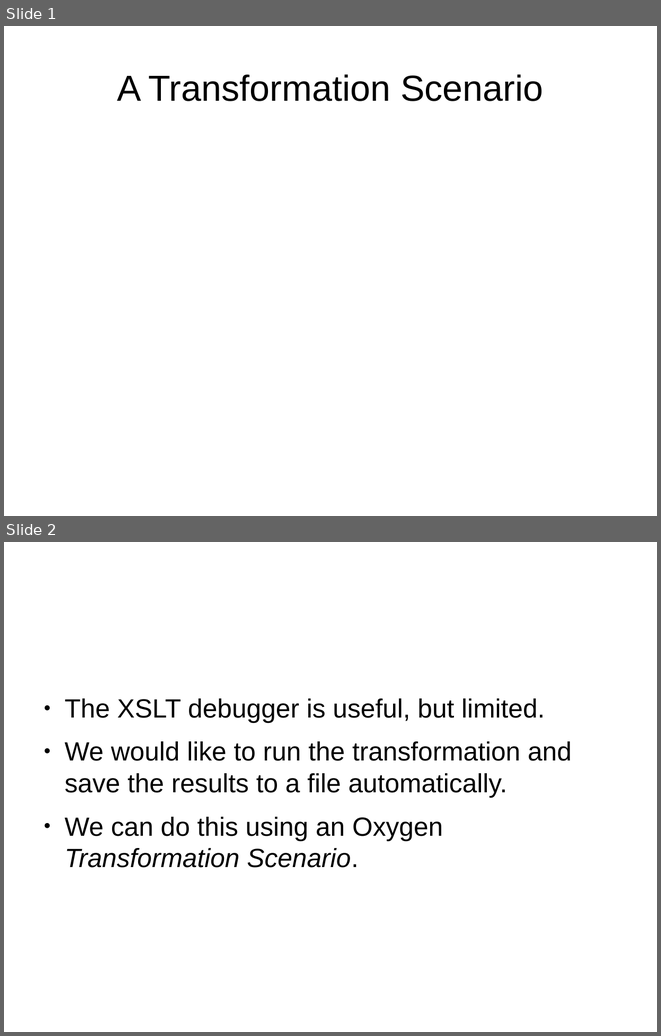
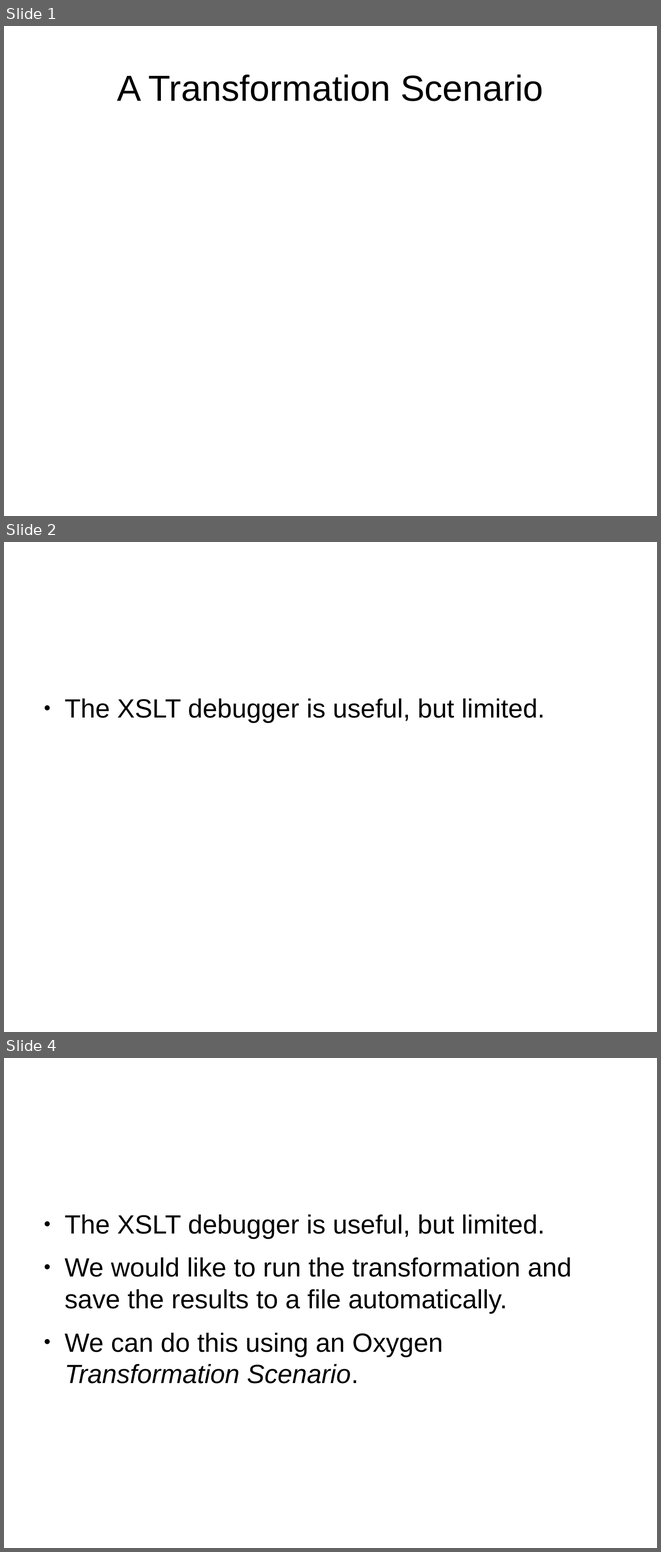
Before and after one commit to martindholmes/XSLT_workshops, a slide deck: intro/presentations/03_xslt_scenario.odp. Shown one above the other, each under a label of ours: slides 1 and 2 before the commit, slides 1, 2 and 4 after it; the slides between them are not shown. The pictures are 661x1036 and 661x1552 pixels, drawn with LibreOffice and Linux fonts; fonts in the diff are those of the drawing. Boxes give left, top, right and bottom in pixels: in the first picture for what was removed or moved away, otherwise in the second. Text is boxed around its words. In the diff, an @@ line names an element or a change of style, - is before the commit and + after.

```diff
--- a/intro/presentations/03_xslt_scenario.odp
+++ b/intro/presentations/03_xslt_scenario.odp
@@ slide 2 added at (4,542,657,1032), background #FFFFFF @@
@@ text added at (64,698,545,722), 32 pt, text #000000 @@
+● The XSLT debugger is useful, but limited.
@@ what was slide 2 is now slide 4 @@
```
Also in this commit, not shown: 3 other slides added, 1 other file.
